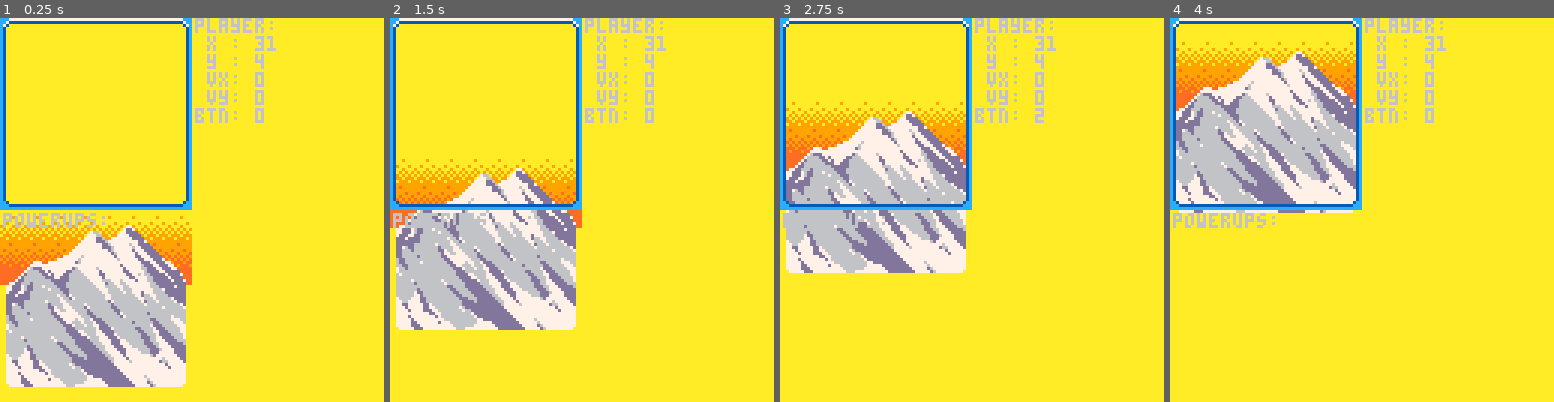
Above: before the commit, frames 1-4 (left to right).
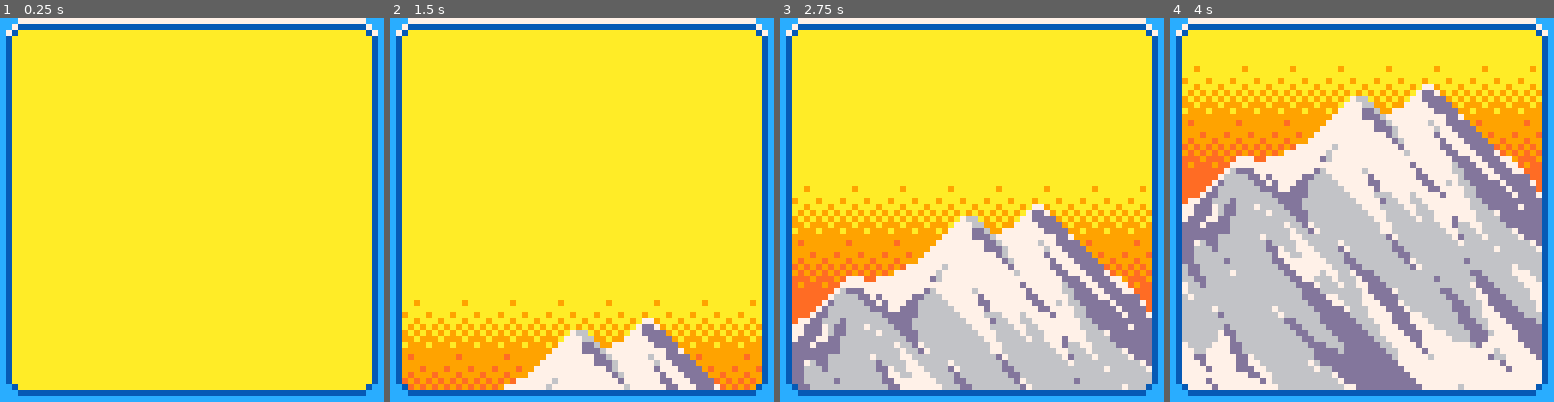
Above: after the commit, the same moments.

Repository: lawruble13/drumbleat
Game: PICO-8 cartridge drumbleat.p8
Same seed, same stepped clock (60 frames per second), same inputs: the game is played once before the commit and once after it.
Inputs:
- Up to frame 1 (0.25 s): no input
- Up to frame 2 (1.5 s): tap X (X key) at 0.33, 1.07 s; tap O (Z key) at 0.7 s
- Up to frame 3 (2.75 s): hold Right 1.6-2.1 s; tap O (Z key) at 1.7, 2.1, 2.5 s; tap X (X key) at 1.85 s; hold Up 2.15-2.42 s; hold Right from 2.47 s (still down)
- Up to frame 4 (4 s): tap O (Z key) at 2.9, 3.3, 3.7 s; tap X (X key) at 2.97 s; release Right at 3.03 s; hold Left 3.08-3.58 s; hold Down 3.63-3.97 s

The runs differ from the first frame. In frame 1, 33% of the frame differs, in the area x 0-100%, y 0-100%; in frame 2, 46%; in frame 3, 67%; in frame 4, 87%.

Commit message:
Fixed powerup hitbox, changed camera behaviour at top of screen & speed, added minimum time to game over screen

Diff:
--- a/drumbleat.p8
+++ b/drumbleat.p8
@@ -9,11 +9,12 @@
 function _init()
 	-- set me to step thru frames
 	fstep=false
-	debug_info=true
+	debug_info=false
 	record_state=false
 	record_tiles=false
 	general_debug=false
 	reset_high_score=false
+	platform_below=false
 
 	cartdata("lawruble13_drumbleat_1")
 	if (reset_high_score) dset(0,0)
@@ -22,7 +23,9 @@
 	init_br()
 	init_gw()
 	init_pl()
---	test_platforms()
+	if platform_below then
+		add(gw.platforms,platform_cls:new({y=gw.cy-1,l=48}),1)
+	end
 
 	if not debug_info then
 		-- when debugging, game tl,
@@ -53,6 +56,9 @@
 			end
 			update_player_speed()
 			move_player()
+			if platform_below then
+				gw.platforms[1].y=gw.cy-1
+			end
 			check_platforms()
 			check_powerups()
 		elseif gw.mode == "menu" or gw.mode == "over" then
@@ -91,24 +97,7 @@
 	camera(0,0)
  border()
  if debug_info then
- 	cursor(65, 0)
- 	print("player:")
- 	print(" x : "..pl.x)
- 	print(" y : "..pl.y)
- 	print(" vx: "..pl.vx)
- 	print(" vy: "..pl.vy)
-	 print("btn: "..(btn()))
---  cursor(1,65)
---  print("platforms:")
---  for pt in all(gw.platforms) do
---  	print(" {x:"..pt.x..",y:"..pt.y..",m:"..pt.m..",l:"..pt.l.."}")
---  end
---  print(" highest: "..gw.platforms[#gw.platforms]:top())
-		cursor(1,65)
-		print("powerups:")
-		for pu in all(gw.powerups) do
-			print(" {x: "..pu.x..",y: "..pu.y..",type: "..pu.type.."}")
-		end
+	 show_debug()
  end
 end
 -->8
@@ -149,6 +138,7 @@
 	if pl.y < gw.cy-pl.h then
 		init_gw()
 		gw.mode = "over"
+		min_t = stat(8)*3
 		local s = pl.score
 		init_pl()
 		pl.score = s
@@ -219,8 +209,10 @@
 	if pl.stn and pl.y > 0.4 * h+gw.cy then
 		gw.cyt = pl.y-0.4*h
 	end
-	if gw.cy < gw.cyt then
-		gw.cy += min(0.2,gw.cyt-gw.cy)
+	if pl.y > 0.8*h+gw.cy then
+		gw.cy = pl.y-0.8*h
+	elseif gw.cy < gw.cyt then
+		gw.cy += min(0.3,gw.cyt-gw.cy)
 	end
 	camera(0,-gw.cy)
 end
@@ -235,27 +227,29 @@
 
 	local bpos_count=0
 	function draw_buttons()
-		bpos_count += 1
-		bpos_count %= 2*stat(8)/3
-		local os = bpos_count\(stat(8)/3)
-		if gw.selected == 0 then
-			pal(3,15)
-			palt(3,false)
-		else
-			pal(3,0)
-			palt(3,true)
-		end
-		spr(33,20+os,49,2,2)
-		spr(52,22+os,51)
-		if gw.selected == 1 then
-			pal(3,15)
-			palt(3,false)
-		else
-			pal(3,0)
-			palt(3,true)
-		end
-		spr(33,35+os,49,2,2)
-		spr(0,37+os,51)
+		if not min_t or min_t <= 0 then
+			bpos_count += 1
+			bpos_count %= 2*stat(8)/3
+			local os = bpos_count\(stat(8)/3)
+			if gw.selected == 0 then
+				pal(3,15)
+				palt(3,false)
+			else
+				pal(3,0)
+				palt(3,true)
+			end
+			spr(33,20+os,49,2,2)
+			spr(52,22+os,51)
+			if gw.selected == 1 then
+				pal(3,15)
+				palt(3,false)
+			else
+				pal(3,0)
+				palt(3,true)
+			end
+			spr(33,35+os,49,2,2)
+			spr(0,37+os,51)
+		end
 	end
 end
 
@@ -341,10 +335,22 @@
 				w=pu.w2
 				h=pu.h2
 			end
-			if pleft() < pu.x+w and pright() >= pu.x
-				and pbottom() < pu.y+h and ptop() >= pu.y then
+			if pleft() - gw.lx < pu.x+w and pright() - gw.lx >= pu.x
+				and gw.by-pbottom()+1 < pu.y+h and gw.by-ptop()+1 >= pu.y then
 				del(gw.powerups, pu)
 				pl.pu=pu
+			end
+			if debug_info and i==1 then
+				print_debug("player:")
+				print_debug(" l: "..pleft())
+				print_debug(" r: "..pright())
+				print_debug(" t: "..ptop())
+				print_debug(" b: "..pbottom())
+				print_debug("powerup:")
+				print_debug(" x: "..pu.x)
+				print_debug(" y: "..pu.y)
+				print_debug(" w: "..w)
+				print_debug(" h: "..h)
 			end
 		end
 		if bc <= 1/n_steps then
@@ -662,17 +668,21 @@
 end
 
 function update_buttons()
+	print_debug("min_t: "..tostr(min_t))
 	if btnp(0) or btnp(1) then
 		gw.selected = 1-gw.selected
 	elseif (btnp(2) or btnp(4) or btnp(5)) and gw.selected == 0 then
-		pl.score = 0
-		gw.mode = "game"
-	end
+		if not min_t or min_t <= 0 then
+			pl.score = 0
+			gw.mode = "game"
+		end
+	end
+	if (min_t) min_t -= 1
 end
 
 function check_platforms()
 	for pt in all(gw.platforms) do
-		if pt:top() < gw.cy then
+		if pt:top() < gw.cy-10 then
 			del(gw.platforms, pt)
 		end
 	end
@@ -744,7 +754,7 @@
 		end
 		npu.x=flr(rnd(gw.rx-gw.lx-max(npu.w1,npu.w2)-2)+1)
 		add(gw.powerups,npu)
-		gw.npu += flr(rnd(50))+50
+		gw.npu += flr(rnd(128))+128
 	end
 end
 -->8
@@ -775,6 +785,34 @@
 		end
 	end
 	return str
+end
+
+do
+	local debug_queue = {}
+	function print_debug(s)
+		if (debug_info) add(debug_queue,s)
+	end
+
+	function show_debug()
+		local ln=0
+		cursor(0,65)
+		while #debug_queue > 0 do
+			local s = debug_queue[1]
+			deli(debug_queue,1)
+			if #s > 16 then
+				add(debug_queue, sub(s,16),1)
+				s=sub(s,1,15).."\\"
+			end
+			color(0)
+			print(s)
+			ln += 1
+			if ln == 9 then
+				cursor(64,1)
+			elseif ln == 28 then
+				debug_queue={}
+			end
+		end
+	end
 end
 -->8
 -- platform class
